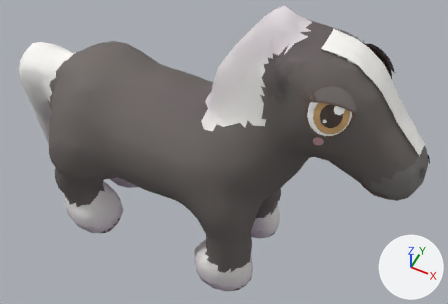
One commit to the glTF model art/models/limited/feather_horse.glb: the scene before it, then after it.
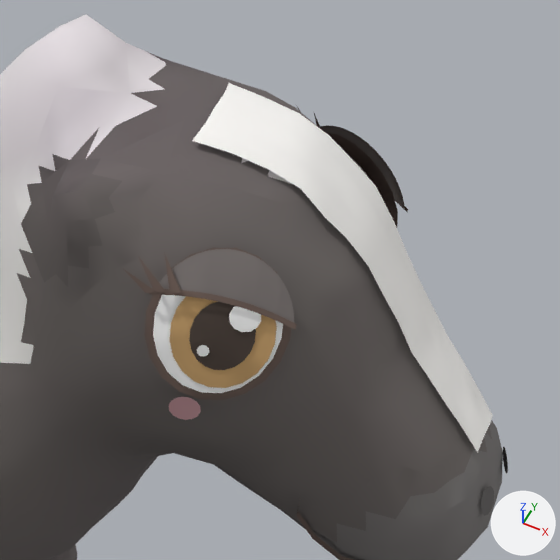
Each version is shown whole from a 50 mm camera at (0.585, -1.025, 1.74) aimed at (0.072, 0.001, 0.458), then close up on the part from 57% to 100% of the width and 0% to 64% of the height. Lighting does not change. The marker at lower right points along +X, +Y and +Z. The last two pictures show the newer version. Vertices at exactly the same position are counted once.

Before the edit, the objects in view are built like this:
```python
me_feather_horse = bpy.data.meshes.new('feather_horse')
me_feather_horse.from_pydata(...)  # 2724 vertices, 4504 faces; spans x -0.591..0.591, y -0.215..0.215, z 0.0..0.973
me_feather_horse.materials.append(mat_coat)
ob_feather_horse = bpy.data.objects.new('feather_horse', me_feather_horse)
ob_feather_horse.location = (0.0, 0.0, 0.0)
```
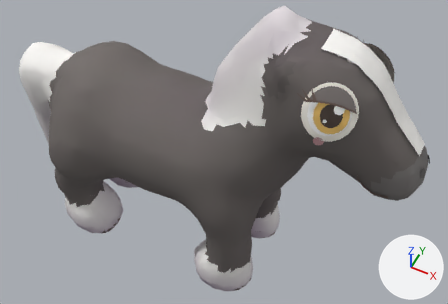
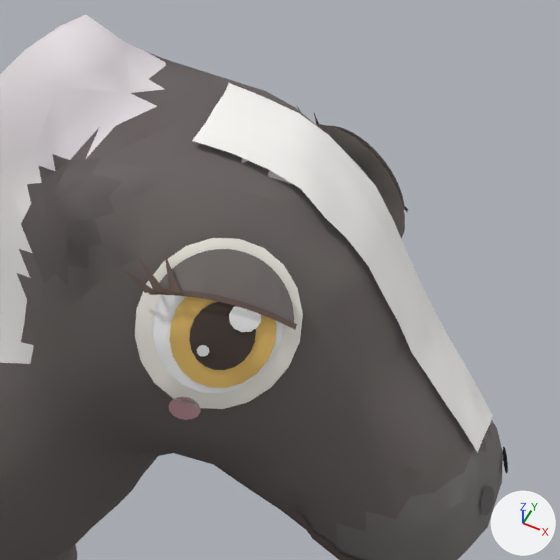
Location of each change, (x1, y1, x2, y2) in pixels of the close-ups (560 x 560 px; the box of a moved part takes in the faces that stretch with it):
'feather_horse', reshaped, recoloured
    both: (0, 14, 508, 560)
part 1 of me_feather_horse, moved or reshaped
    before: (144, 248, 291, 400)
    after: (135, 238, 303, 409)
part 2 of me_feather_horse, moved or reshaped
    before: (325, 132, 398, 228)
    after: (317, 124, 405, 239)
part 3 of me_feather_horse, recoloured
    before: (144, 132, 398, 400)
    after: (135, 124, 405, 409)
part 4 of me_feather_horse, recoloured
    both: (170, 296, 277, 388)

What the commit changed:
me_feather_horse has 2724 vertices, 4504 faces and spans x -0.591..0.591, y -0.215..0.215, z 0.0..0.973.
me_feather_horse is used by ob_feather_horse; location (0.0, 0.0, 0.0).
me_feather_horse part 1: the loose piece of 21 vertices spanning x 0.321..0.42, y -0.138..-0.085, z 0.787..0.895 is scaled about its middle by (1.14, 1.12, 1.12).
me_feather_horse part 2: the loose piece of 21 vertices spanning x 0.354..0.449, y 0.087..0.134, z 0.751..0.866 is scaled about its middle by (1.14, 1.13, 1.12).
me_feather_horse part 3: 40 faces centred in x 0.338..0.433, y -0.129..0.126, z 0.771..0.877 are repainted in the vertex colours; the middle colour goes from brown #6f5d55 to white #fcf8ef.
me_feather_horse part 4: 40 faces centred in x 0.353..0.43, y -0.127..0.124, z 0.777..0.863 are repainted in the vertex colours; the middle colour goes from orange #cea66f to orange #efc56f.
